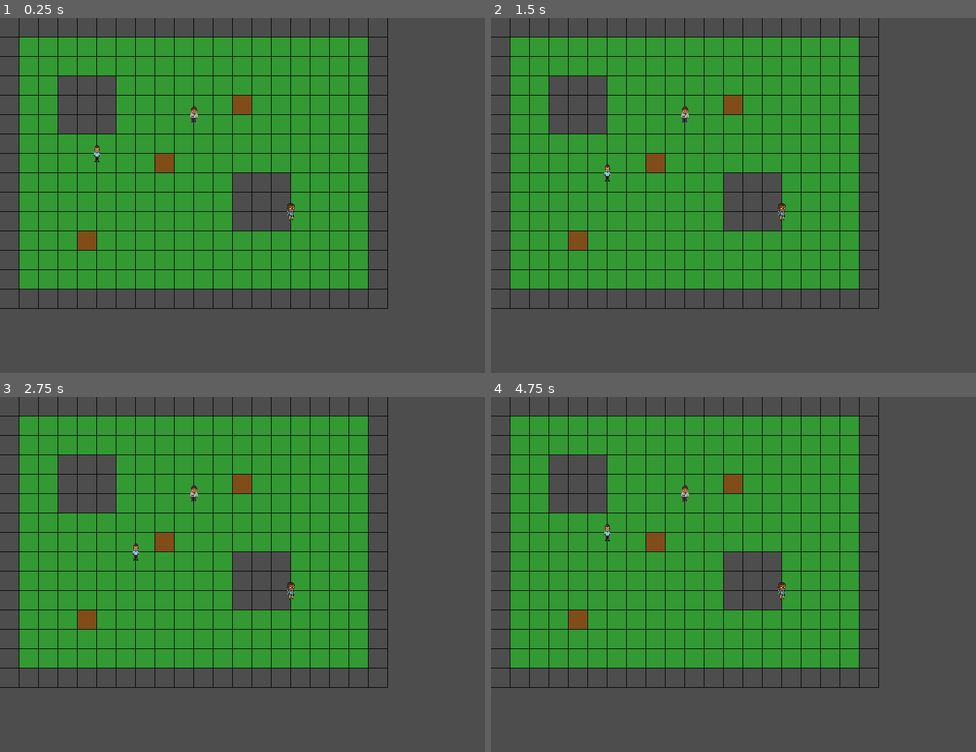
Above: before the commit, frames 1-4 (two rows, left to right).
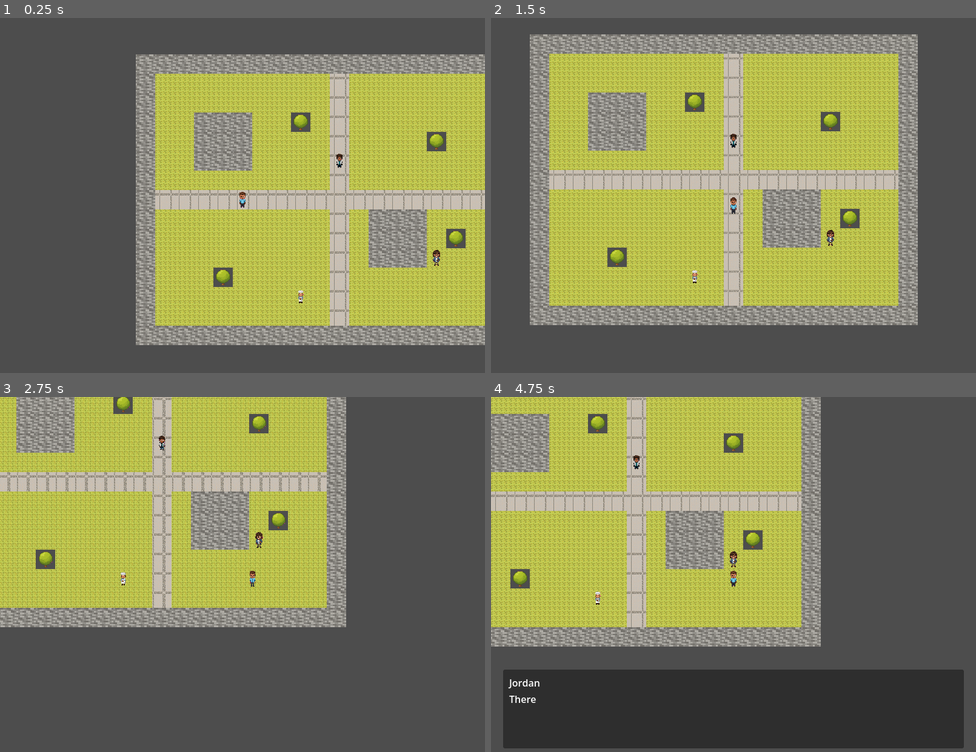
Above: after the commit, the same moments.

Repository: PranavBakre/startup-builder
Game: Godot game, scene res://scenes/world.tscn
The game is run twice, just before and just after one commit, with the same random seed, the same clock (stepped at 60 frames per second) and the same inputs.
Inputs:
- Up to frame 1 (0.25 s): no input
- Up to frame 2 (1.5 s): tap Enter (ui_accept) at 0.5, 0.77 s; hold Right (ui_right) 0.53-1.28 s; hold C (interact) 0.53-1.28 s; hold Down (ui_down) from 1.28 s (still down); tap C (interact) at 1.35 s
- Up to frame 3 (2.75 s): tap Enter (ui_accept) at 1.52 s; release Down (ui_down) at 2.03 s; hold Right (ui_right) from 2.03 s (still down); hold C (interact) from 2.03 s (still down)
- Up to frame 4 (4.75 s): release Right (ui_right) at 2.78 s; release C (interact) at 2.78 s; hold Up (ui_up) 2.78-3.53 s; tap C (interact) at 2.85, 4.35 s; tap Enter (ui_accept) at 3.02, 3.77, 4.25, 4.52 s; hold C (interact) 3.53-4.28 s; hold Left (ui_left) from 3.53 s (still down)

The runs differ from the first frame. In frame 1, 77% of the frame differs, in the area x 0-100%, y 0-93%; in frame 2, 69%; in frame 3, 58%; in frame 4, 79%, in the area x 0-98%, y 0-99%.

Commit message:
feat: Implement tile-based sprite rendering, add new NPC Maya, and enhance player movement, camera follow, and dialogue with typewriter and prompt animations.

Diff:
--- a/scenes/world.tscn
+++ b/scenes/world.tscn
@@ -4,7 +4,11 @@
 [ext_resource type="TileSet" path="res://resources/tiles.tres" id="2_tileset"]
 
 [node name="World" type="Node2D"]
+y_sort_enabled = true
 script = ExtResource("1_world")
+
+[node name="Camera2D" type="Camera2D" parent="."]
+enabled = true
 
 [node name="TileMapLayer" type="TileMapLayer" parent="."]
 tile_set = ExtResource("2_tileset")
--- a/scripts/npc.gd
+++ b/scripts/npc.gd
@@ -13,6 +13,9 @@
 
 func _ready():
 	update_world_position()
+	# Y-sort based on position
+	z_index = 0
+	y_sort_enabled = true
 
 func setup(data: Dictionary):
 	npc_id = data.get("id", "")
@@ -35,7 +38,8 @@
 	update_world_position()
 
 func update_world_position():
-	position = Vector2(grid_pos.x * TILE_SIZE, grid_pos.y * TILE_SIZE)
+	# Center sprite on tile (sprites are centered by default)
+	position = Vector2(grid_pos.x * TILE_SIZE + TILE_SIZE/2, grid_pos.y * TILE_SIZE + TILE_SIZE/2)
 
 func get_grid_position() -> Vector2i:
 	return grid_pos
--- a/scripts/player.gd
+++ b/scripts/player.gd
@@ -7,15 +7,60 @@
 # Tile size (must match world's TILE_SIZE)
 const TILE_SIZE = 32
 
+# Movement animation
+var is_moving = false
+const MOVE_DURATION = 0.15  # Seconds for smooth movement
+const DIAGONAL_DURATION = 0.2  # Slightly slower for diagonal (longer distance)
+
+# Facing direction
+var last_direction = Vector2i(0, 1)  # Default facing down
+
+@onready var sprite = $Sprite2D
+
 func _ready():
 	update_world_position()
+	# Y-sort based on position
+	z_index = 0
+	y_sort_enabled = true
 
-func set_grid_position(new_pos: Vector2i):
+func set_grid_position(new_pos: Vector2i, animate: bool = true, direction: Vector2i = Vector2i(0, 0)):
+	if direction != Vector2i(0, 0):
+		last_direction = direction
+		_update_sprite_direction()
+
 	grid_pos = new_pos
-	update_world_position()
+	if animate and not is_moving:
+		_animate_to_position()
+	else:
+		update_world_position()
+
+func _update_sprite_direction():
+	# Flip sprite horizontally for left/right movement
+	if last_direction.x < 0:  # Moving left
+		sprite.flip_h = true
+	elif last_direction.x > 0:  # Moving right
+		sprite.flip_h = false
+	# Note: Up/down would need separate sprites in full implementation
+
+func _animate_to_position():
+	is_moving = true
+	var target_pos = Vector2(grid_pos.x * TILE_SIZE + TILE_SIZE/2, grid_pos.y * TILE_SIZE + TILE_SIZE/2)
+
+	# Diagonal movement is slightly slower (longer distance)
+	var is_diagonal = abs(last_direction.x) + abs(last_direction.y) == 2
+	var duration = DIAGONAL_DURATION if is_diagonal else MOVE_DURATION
+
+	# Create tween for smooth movement
+	var tween = create_tween()
+	tween.tween_property(self, "position", target_pos, duration)
+	tween.finished.connect(_on_move_finished)
+
+func _on_move_finished():
+	is_moving = false
 
 func update_world_position():
-	position = Vector2(grid_pos.x * TILE_SIZE, grid_pos.y * TILE_SIZE)
+	# Center sprite on tile (sprites are centered by default)
+	position = Vector2(grid_pos.x * TILE_SIZE + TILE_SIZE/2, grid_pos.y * TILE_SIZE + TILE_SIZE/2)
 
 func get_grid_position() -> Vector2i:
 	return grid_pos
--- a/scripts/world.gd
+++ b/scripts/world.gd
@@ -1,7 +1,7 @@
 extends Node2D
 
 # Tile types
-enum TileType { GROUND, WALL, PROP }
+enum TileType { GROUND, GROUND_GRASS, WALL, PROP }
 
 # Tile size in pixels
 const TILE_SIZE = 32
@@ -50,12 +50,35 @@
 			"description": "No good way to organize and share research notes with team",
 			"category": "education"
 		}
+	},
+	{
+		"id": "maya",
+		"name": "Maya",
+		"position": Vector2i(8, 12),
+		"dialogue": [
+			"I run a small bakery and want to sell online...",
+			"But setting up e-commerce is so complicated!",
+			"Shopify is too expensive, and building my own site is overwhelming.",
+			"I just want customers to order my cakes online. Why is this so hard?"
+		],
+		"problem": {
+			"description": "Small business needs simple, affordable online ordering",
+			"category": "local-business"
+		}
 	}
 ]
 
 # Dialogue state
 var active_dialogue: NPC = null
 var dialogue_index = 0
+var dialogue_char_index = 0
+var dialogue_timer = 0.0
+const CHAR_DELAY = 0.03  # Seconds between each character (typewriter effect)
+
+# Interaction prompt animation
+var prompt_bounce_time = 0.0
+const BOUNCE_SPEED = 3.0
+const BOUNCE_AMOUNT = 5.0
 
 # UI references
 @onready var dialogue_box = $CanvasLayer/DialogueBox
@@ -63,20 +86,30 @@
 @onready var dialogue_text_label = $CanvasLayer/DialogueBox/MarginContainer/VBoxContainer/DialogueText
 @onready var interact_prompt = $CanvasLayer/InteractPrompt
 @onready var tilemap_layer = $TileMapLayer
+@onready var camera = $Camera2D
 
 func _ready():
 	_generate_map()
+	_render_tiles()  # Render actual tile sprites
 	_spawn_player()
 	_spawn_npcs()
-	queue_redraw()  # Trigger tile rendering
 
 func _generate_map():
-	# Initialize with ground tiles
+	# Initialize with grass as default
 	for y in range(MAP_HEIGHT):
 		var row = []
 		for x in range(MAP_WIDTH):
-			row.append(TileType.GROUND)
+			row.append(TileType.GROUND_GRASS)
 		tile_map.append(row)
+
+	# Create pavement paths (horizontal and vertical)
+	# Horizontal path through middle
+	for x in range(MAP_WIDTH):
+		tile_map[7][x] = TileType.GROUND
+
+	# Vertical path through middle
+	for y in range(MAP_HEIGHT):
+		tile_map[y][10] = TileType.GROUND
 
 	# Add walls around the border
 	for x in range(MAP_WIDTH):
@@ -95,40 +128,46 @@
 		for y in range(8, 11):
 			tile_map[y][x] = TileType.WALL
 
-	# Add some props (trees, benches)
-	tile_map[7][8] = TileType.PROP
-	tile_map[4][12] = TileType.PROP
-	tile_map[11][4] = TileType.PROP
-
-	# TODO: Replace with actual TileMapLayer painting once TileSet is configured
-
-func _draw():
-	# Temporary: Draw colored rectangles for tiles (like iteration 0)
-	const COLOR_GROUND = Color(0.2, 0.6, 0.2)  # Green
-	const COLOR_WALL = Color(0.3, 0.3, 0.3)     # Gray
-	const COLOR_PROP = Color(0.5, 0.3, 0.1)     # Brown
-
+	# Add some props (trees, benches) on grass areas
+	tile_map[3][8] = TileType.PROP   # Tree
+	tile_map[4][15] = TileType.PROP  # Tree
+	tile_map[11][4] = TileType.PROP  # Tree
+	tile_map[9][16] = TileType.PROP  # Tree
+
+func _render_tiles():
+	# Load tile textures
+	var tile_textures = {
+		TileType.GROUND: load("res://assets/tiles/ground.png"),        # Gray pavement
+		TileType.GROUND_GRASS: load("res://assets/tiles/ground_grass.png"),  # Green grass
+		TileType.WALL: load("res://assets/tiles/wall.png"),
+		TileType.PROP: load("res://assets/tiles/tree.png")
+	}
+
+	# Create Sprite2D nodes for each tile
 	for y in range(MAP_HEIGHT):
 		for x in range(MAP_WIDTH):
-			var pos = Vector2(x * TILE_SIZE, y * TILE_SIZE)
-			var color = COLOR_GROUND
-			match tile_map[y][x]:
-				TileType.GROUND:
-					color = COLOR_GROUND
-				TileType.WALL:
-					color = COLOR_WALL
-				TileType.PROP:
-					color = COLOR_PROP
-
-			draw_rect(Rect2(pos, Vector2(TILE_SIZE, TILE_SIZE)), color)
-			# Draw grid lines
-			draw_rect(Rect2(pos, Vector2(TILE_SIZE, TILE_SIZE)), Color.BLACK, false, 1.0)
+			var tile_type = tile_map[y][x]
+			var texture = tile_textures.get(tile_type)
+
+			if texture:
+				var sprite = Sprite2D.new()
+				sprite.texture = texture
+				sprite.position = Vector2(x * TILE_SIZE + TILE_SIZE/2, y * TILE_SIZE + TILE_SIZE/2)
+				# Scale from 1024x1024 to 32x32
+				sprite.scale = Vector2(0.03125, 0.03125)
+				sprite.z_index = -1  # Render tiles behind characters
+				add_child(sprite)
 
 func _spawn_player():
 	var player_scene = preload("res://scenes/player.tscn")
 	player = player_scene.instantiate()
-	player.set_grid_position(Vector2i(5, 7))
+	player.set_grid_position(Vector2i(5, 7), false)  # No animation on spawn
 	add_child(player)
+	_update_camera()
+
+func _update_camera():
+	if player and camera:
+		camera.position = player.position
 
 func _spawn_npcs():
 	var npc_scene = preload("res://scenes/npc.tscn")
@@ -138,6 +177,46 @@
 		npc.setup(data)
 		npcs.append(npc)
 		add_child(npc)
+
+func _process(delta):
+	# Smooth camera follow
+	if player and camera:
+		camera.position = camera.position.lerp(player.position, 0.1)
+
+	# Continuous movement when holding keys (only if not in dialogue and not moving)
+	if active_dialogue == null and player and not player.is_moving:
+		var direction = Vector2i.ZERO
+
+		# Check vertical input
+		if Input.is_action_pressed("ui_up"):
+			direction.y = -1
+		elif Input.is_action_pressed("ui_down"):
+			direction.y = 1
+
+		# Check horizontal input
+		if Input.is_action_pressed("ui_left"):
+			direction.x = -1
+		elif Input.is_action_pressed("ui_right"):
+			direction.x = 1
+
+		# Move if any direction is pressed (supports diagonals)
+		if direction != Vector2i.ZERO:
+			_try_move(direction)
+
+	# Typewriter effect for dialogue
+	if active_dialogue != null and dialogue_char_index < active_dialogue.dialogue[dialogue_index].length():
+		dialogue_timer += delta
+		if dialogue_timer >= CHAR_DELAY:
+			dialogue_timer = 0.0
+			dialogue_char_index += 1
+			var full_text = active_dialogue.dialogue[dialogue_index]
+			dialogue_text_label.text = full_text.substr(0, dialogue_char_index)
+
+	# Animate interaction prompt (subtle bounce)
+	if interact_prompt.visible:
+		prompt_bounce_time += delta * BOUNCE_SPEED
+		var bounce_offset = sin(prompt_bounce_time) * BOUNCE_AMOUNT
+		interact_prompt.position.y = interact_prompt.position.y - bounce_offset + bounce_offset
 
 func _input(event):
 	if active_dialogue != null:
@@ -146,21 +225,7 @@
 			_advance_dialogue()
 		return
 
-	# Movement input
-	var direction = Vector2i.ZERO
-	if event.is_action_pressed("ui_up"):
-		direction = Vector2i(0, -1)
-	elif event.is_action_pressed("ui_down"):
-		direction = Vector2i(0, 1)
-	elif event.is_action_pressed("ui_left"):
-		direction = Vector2i(-1, 0)
-	elif event.is_action_pressed("ui_right"):
-		direction = Vector2i(1, 0)
-
-	if direction != Vector2i.ZERO:
-		_try_move(direction)
-
-	# Interact input
+	# Interact input (still uses _input for single press)
 	if event.is_action_pressed("interact"):
 		_try_interact()
 
@@ -169,29 +234,39 @@
 
 	# Check bounds
 	if new_pos.x < 0 or new_pos.x >= MAP_WIDTH or new_pos.y < 0 or new_pos.y >= MAP_HEIGHT:
+		print("Move blocked: out of bounds")
 		return
 
-	# Check collision with tiles
-	if tile_map[new_pos.y][new_pos.x] != TileType.GROUND:
+	# Check collision with tiles (both ground types are walkable)
+	var tile_type = tile_map[new_pos.y][new_pos.x]
+	if tile_type != TileType.GROUND and tile_type != TileType.GROUND_GRASS:
+		print("Move blocked: tile type ", tile_type, " at ", new_pos)
 		return
 
 	# Check collision with NPCs
 	for npc in npcs:
 		if npc.get_grid_position() == new_pos:
+			print("Move blocked: NPC at ", new_pos)
 			return
 
 	# Move is valid
-	player.set_grid_position(new_pos)
+	print("Moving to ", new_pos)
+	player.set_grid_position(new_pos, true, direction)  # Animate movement with direction
+	_update_camera()
 	_check_npc_proximity()
 
 func _check_npc_proximity():
 	var adjacent_npc = _get_adjacent_npc()
 	if adjacent_npc != null:
+		if not interact_prompt.visible:
+			prompt_bounce_time = 0.0  # Reset animation when showing
 		interact_prompt.visible = true
 		var npc_world_pos = adjacent_npc.position
+		var base_y = npc_world_pos.y - 30
+		var bounce_offset = sin(prompt_bounce_time) * BOUNCE_AMOUNT
 		interact_prompt.position = Vector2(
 			npc_world_pos.x + TILE_SIZE / 2 - 50,
-			npc_world_pos.y - 30
+			base_y + bounce_offset
 		)
 	else:
 		interact_prompt.visible = false
@@ -219,15 +294,26 @@
 func _start_dialogue(npc: NPC):
 	active_dialogue = npc
 	dialogue_index = 0
+	dialogue_char_index = 0
+	dialogue_timer = 0.0
 	interact_prompt.visible = false
 	dialogue_box.visible = true
 	npc_name_label.text = npc.npc_name
-	dialogue_text_label.text = npc.dialogue[dialogue_index]
+	dialogue_text_label.text = ""  # Start empty for typewriter effect
 
 func _advance_dialogue():
+	# If still typing, skip to end of current line
+	if dialogue_char_index < active_dialogue.dialogue[dialogue_index].length():
+		dialogue_char_index = active_dialogue.dialogue[dialogue_index].length()
+		dialogue_text_label.text = active_dialogue.dialogue[dialogue_index]
+		return
+
+	# Move to next dialogue line
 	dialogue_index += 1
 	if dialogue_index < active_dialogue.dialogue.size():
-		dialogue_text_label.text = active_dialogue.dialogue[dialogue_index]
+		dialogue_char_index = 0
+		dialogue_timer = 0.0
+		dialogue_text_label.text = ""
 	else:
 		_end_dialogue()
 
Binary file changed: assets/characters/npc_alex.png
Binary file changed: assets/characters/npc_jordan.png
Binary file added: assets/characters/npc_maya.png
Binary file removed: assets/characters/player-old.png
Binary file changed: assets/characters/player.png
Binary file changed: assets/tiles/bench.png
Binary file changed: assets/tiles/ground.png
Binary file changed: assets/tiles/ground_grass.png
Binary file changed: assets/tiles/tree.png
Binary file changed: assets/tiles/wall.png
Not shown, changed: docs/features/walk-and-talk.md
